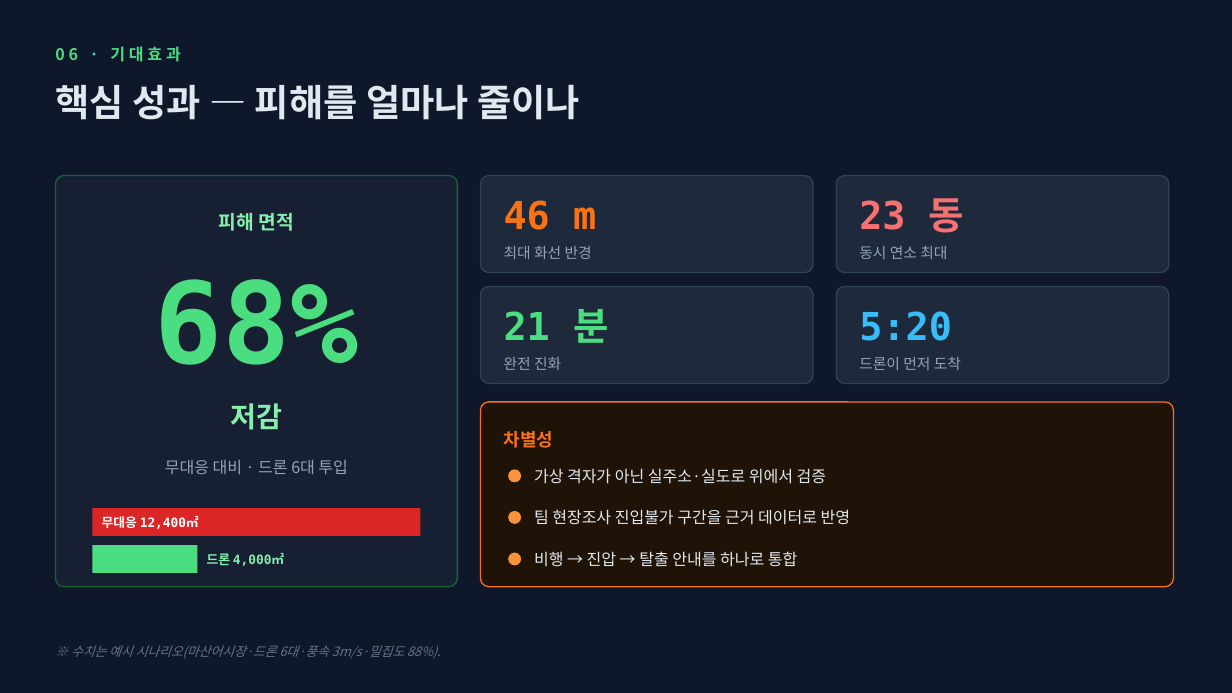
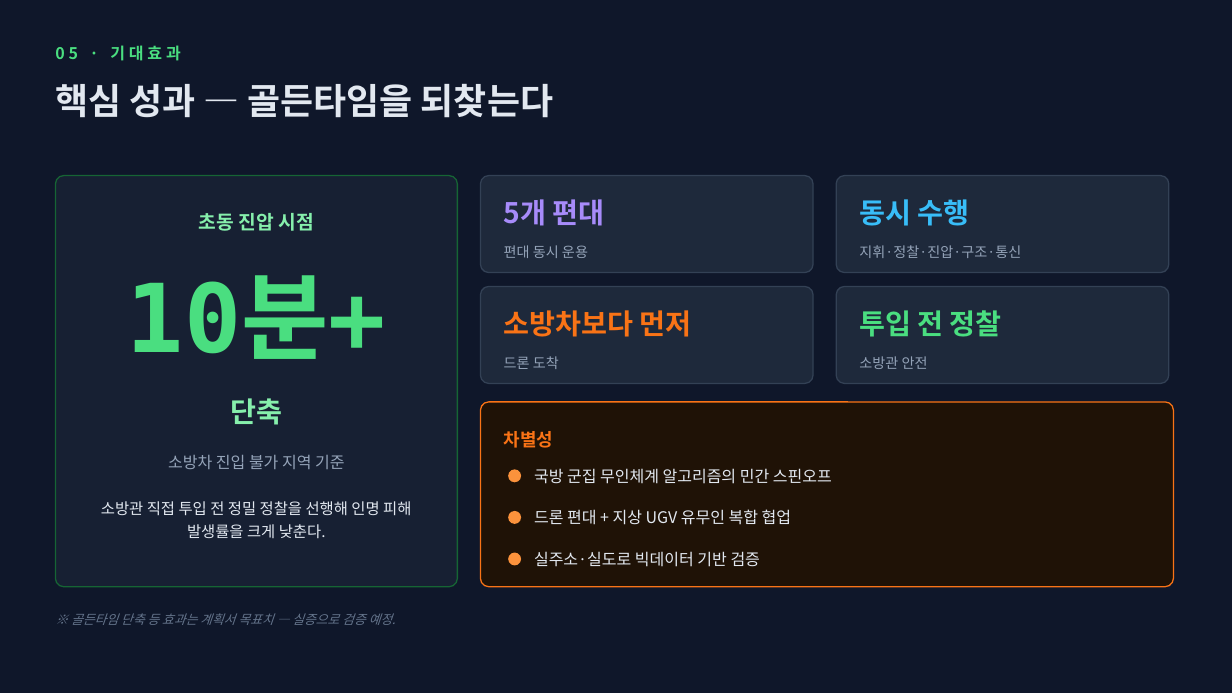
Before and after one commit to bdsm135790-png/noh, a slide deck: slide 16 of presentation/창원_군집소방드론_발표.pptx (slide 15 before the commit). Drawn at 1232x693 pixels with LibreOffice and Linux fonts; fonts in the diff are those of the drawing. Boxes give left, top, right and bottom in pixels: in the first picture for what was removed or moved away, otherwise in the second. Text is boxed around its words. In the diff, an @@ line names an element or a change of style, - is before the commit and + after.

```diff
--- a/presentation/창원_군집소방드론_발표.pptx
+++ b/presentation/창원_군집소방드론_발표.pptx
@@ text at box(55, 45, 180, 61): text changed @@
-06 · 기대효과
+05 · 기대효과
@@ text at box(55, 84, 553, 118): text changed; size 29 to 28 pt @@
-핵심 성과 — 피해를 얼마나 줄이나
+핵심 성과 — 골든타임을 되찾는다
@@ text at box(504, 199, 604, 226): text changed; size 30 to 22 pt; font DejaVu Sans Mono to Noto Sans CJK KR; text colour #F97316 to #A78BFA @@
-46 m
+5개 편대
@@ text at box(859, 199, 970, 226): text changed; size 30 to 22 pt; font DejaVu Sans Mono to Noto Sans CJK KR; text colour #F87171 to #38BDF8 @@
-23 동
+동시 수행
@@ text at box(199, 213, 313, 231): text changed @@
-피해 면적
+초동 진압 시점
@@ text at box(504, 245, 588, 258): text changed; size 11.5 to 11 pt @@
-최대 화선 반경
+편대 동시 운용
@@ text at box(859, 245, 1021, 258): text changed; size 11.5 to 11 pt @@
-동시 연소 최대
+지휘·정찰·진압·구조·통신
@@ text at box(127, 275, 386, 359): text changed; size 88 to 74 pt @@
-68%
+10분+
@@ text at box(504, 310, 692, 337): text changed; size 30 to 22 pt; font DejaVu Sans Mono to Noto Sans CJK KR; text colour #4ADE80 to #F97316 @@
-21 분
+소방차보다 먼저
@@ text at box(859, 310, 1002, 337): text changed; size 30 to 22 pt; font DejaVu Sans Mono to Noto Sans CJK KR; text colour #38BDF8 to #4ADE80 @@
-5:20
+투입 전 정찰
@@ text at box(504, 356, 559, 369): text changed; size 11.5 to 11 pt @@
-드론이 먼저 도착
+드론 도착
@@ text removed at box(504, 357, 561, 370) @@
-완전 진화
@@ text added at box(859, 356, 928, 369), 11 pt, text #94A3B8 @@
+소방관 안전
@@ text removed at box(230, 403, 282, 430) @@
-저감
@@ text added at box(230, 398, 282, 425), 22 pt, text #86EFAC, bold @@
+단축
@@ text removed at box(165, 460, 347, 474) @@
-무대응 대비 · 드론 6대 투입
@@ text added at box(168, 455, 344, 469), 12.5 pt, text #94A3B8 @@
+소방차 진입 불가 지역 기준
@@ text added at box(534, 468, 832, 484), 12.5 pt, text #E2E8F0 @@
+국방 군집 무인체계 알고리즘의 민간 스핀오프
@@ rectangle removed at box(92, 508, 421, 536) @@
@@ text added at box(101, 501, 411, 538), 12 pt, text #E2E8F0 @@
+소방관 직접 투입 전 정밀 정찰을 선행해 인명 피해 발생률을 크게 낮춘다.
@@ text at box(534, 509, 791, 525): text changed @@
-팀 현장조사 진입불가 구간을 근거 데이터로 반영
+드론 편대 + 지상 UGV 유무인 복합 협업
@@ text removed at box(102, 516, 199, 529) @@
-무대응 12,400㎡
@@ rectangle removed at box(92, 545, 198, 573) @@
@@ text removed at box(207, 553, 284, 566) @@
-드론 4,000㎡
@@ text at box(534, 551, 760, 567): text changed @@
-가상 격자가 아닌 실주소·실도로 위에서 검증
+실주소·실도로 빅데이터 기반 검증
@@ text removed at box(534, 551, 797, 567) @@
-비행 → 진압 → 탈출 안내를 하나로 통합
@@ text added at box(71, 613, 396, 625), 10 pt, text #64748B, italic @@
+※ 골든타임 단축 등 효과는 계획서 목표치 — 실증으로 검증 예정.
@@ text removed at box(71, 645, 441, 658) @@
-※ 수치는 예시 시나리오(마산어시장·드론 6대·풍속 3m/s·밀집도 88%).
```
Also in this commit, not shown: 7 other slides changed, 9 slides added, 8 slides removed, 2 other files.
